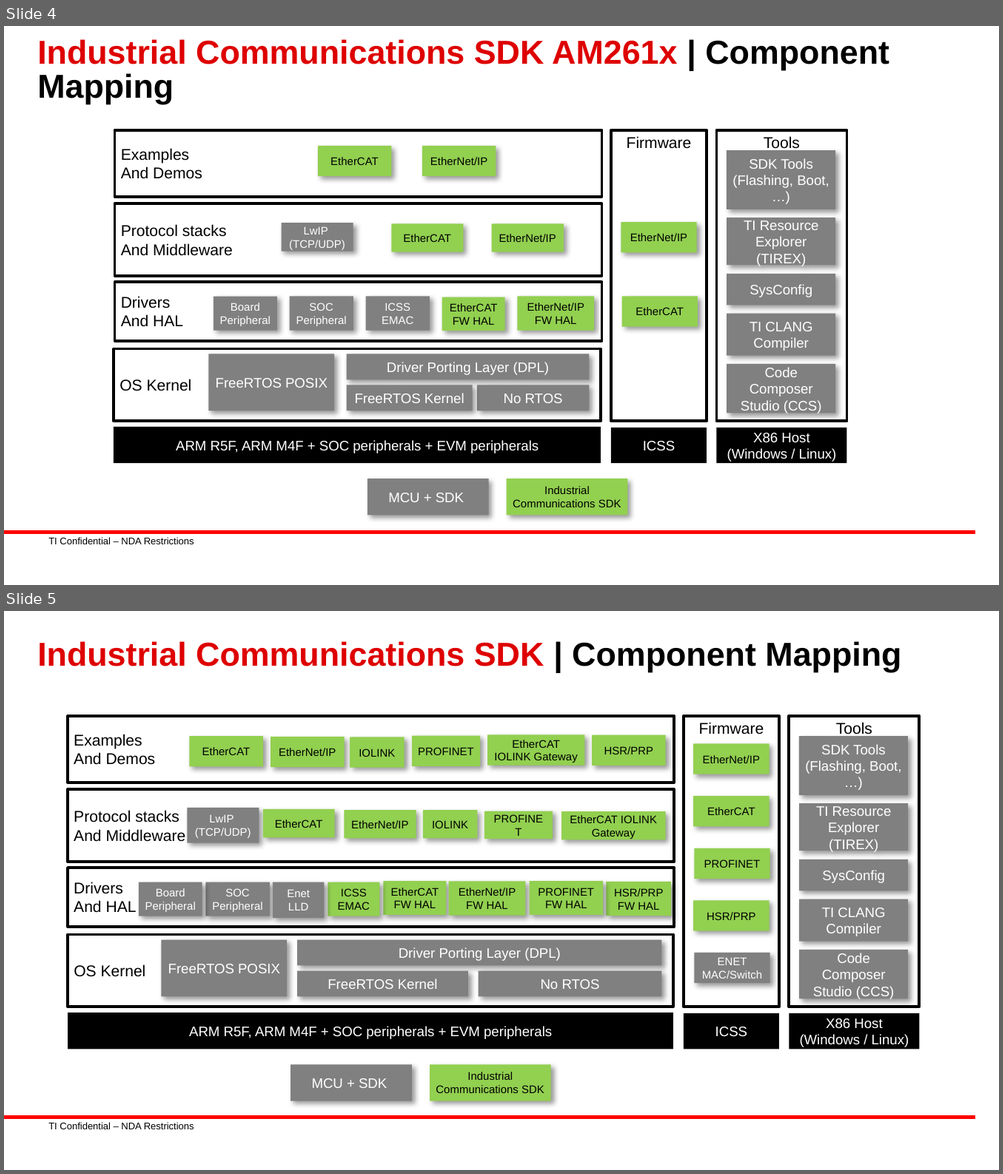
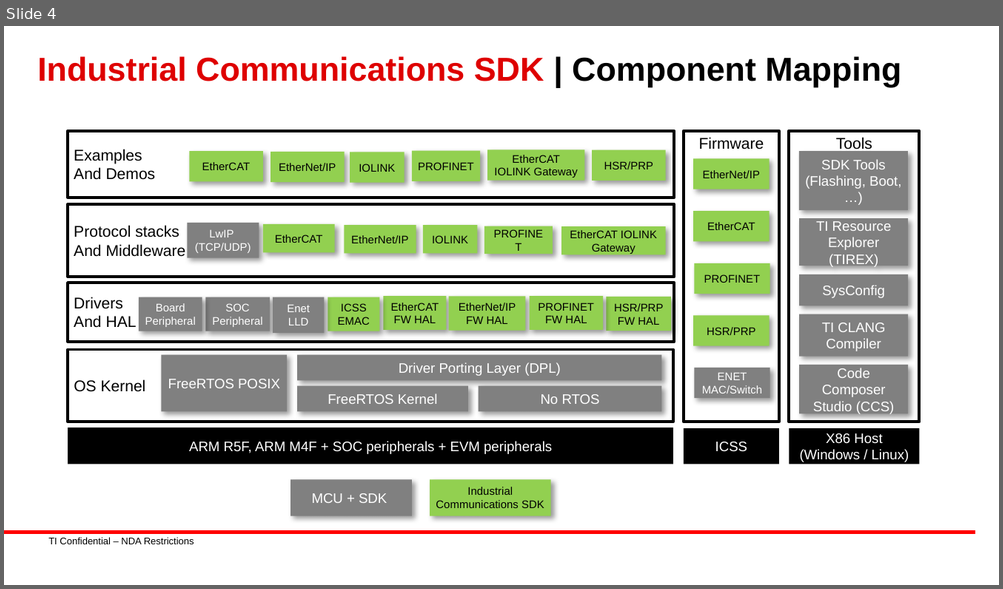
Before and after one commit to TexasInstruments/ind-comms-sdk, a slide deck: docs_src/docs/api_guide/images/images.pptx. Shown one above the other, each under a label of ours: slides 4 and 5 before the commit, slide 4 after it. The pictures are 1003x1174 and 1003x589 pixels, drawn with LibreOffice and Linux fonts; fonts in the diff are those of the drawing; background and template pictures are left out. Boxes give left, top, right and bottom in pixels: in the first picture for what was removed or moved away, otherwise in the second. Text is boxed around its words. In the diff, an @@ line names an element or a change of style, - is before the commit and + after.

```diff
--- a/docs_src/docs/api_guide/images/images.pptx
+++ b/docs_src/docs/api_guide/images/images.pptx
@@ slide 4 removed at bbox=[4, 26, 999, 585], background #FFFFFF; not listed: 2 template elements that a slide beside it also shows @@
@@ title removed at bbox=[37, 39, 889, 104] @@
-Industrial Communications SDK AM261x | Component Mapping
@@ rectangle removed at bbox=[114, 130, 602, 197] @@
-Examples
-And Demos
@@ rectangle removed at bbox=[611, 130, 706, 422] @@
-Firmware
@@ rectangle removed at bbox=[716, 130, 846, 422] @@
-Tools
@@ rectangle removed at bbox=[317, 147, 391, 177] @@
-EtherCAT
@@ rectangle removed at bbox=[421, 147, 495, 177] @@
-EtherNet/IP
@@ rectangle removed at bbox=[726, 150, 836, 210] @@
-SDK Tools (Flashing, Boot, …)
@@ rectangle removed at bbox=[114, 204, 602, 277] @@
-Protocol stacks
-And Middleware
@@ rectangle removed at bbox=[282, 223, 353, 252] @@
-LwIP (TCP/UDP)
@@ rectangle removed at bbox=[391, 224, 463, 252] @@
-EtherCAT
@@ rectangle removed at bbox=[492, 224, 563, 252] @@
-EtherNet/IP
@@ rectangle removed at bbox=[620, 222, 696, 252] @@
-EtherNet/IP
@@ rectangle removed at bbox=[726, 218, 836, 266] @@
-TI Resource Explorer (TIREX)
@@ rectangle removed at bbox=[114, 281, 602, 340] @@
-Drivers
-And HAL
@@ rectangle removed at bbox=[726, 274, 836, 306] @@
-SysConfig
@@ rectangle removed at bbox=[214, 297, 278, 330] @@
-Board Peripheral
@@ rectangle removed at bbox=[290, 297, 353, 330] @@
-SOC Peripheral
@@ rectangle removed at bbox=[366, 297, 430, 330] @@
-ICSS EMAC
@@ rectangle removed at bbox=[441, 298, 504, 332] @@
-EtherCAT FW HAL
@@ rectangle removed at bbox=[518, 297, 594, 330] @@
-EtherNet/IP FW HAL
@@ rectangle removed at bbox=[622, 297, 697, 327] @@
-EtherCAT
@@ rectangle removed at bbox=[726, 313, 836, 355] @@
-TI CLANG Compiler
@@ rectangle removed at bbox=[114, 349, 600, 422] @@
-OS Kernel
@@ rectangle removed at bbox=[209, 355, 334, 411] @@
-FreeRTOS POSIX
@@ rectangle removed at bbox=[346, 355, 589, 380] @@
-Driver Porting Layer (DPL)
@@ rectangle removed at bbox=[726, 364, 836, 414] @@
-Code Composer Studio (CCS)
@@ rectangle removed at bbox=[346, 385, 472, 411] @@
-FreeRTOS Kernel
@@ rectangle removed at bbox=[476, 385, 589, 411] @@
-No RTOS
@@ rectangle removed at bbox=[114, 427, 600, 463] @@
-ARM R5F, ARM M4F + SOC peripherals + EVM peripherals
@@ rectangle removed at bbox=[611, 428, 706, 463] @@
-ICSS
@@ rectangle removed at bbox=[716, 428, 846, 463] @@
-X86 Host (Windows / Linux)
@@ rectangle removed at bbox=[367, 480, 489, 517] @@
-MCU + SDK
@@ rectangle removed at bbox=[506, 480, 628, 517] @@
-Industrial Communications SDK
@@ what was slide 5 is now slide 4 @@
```
Also in this commit, not shown: 1 slide changed, 2 other files.
